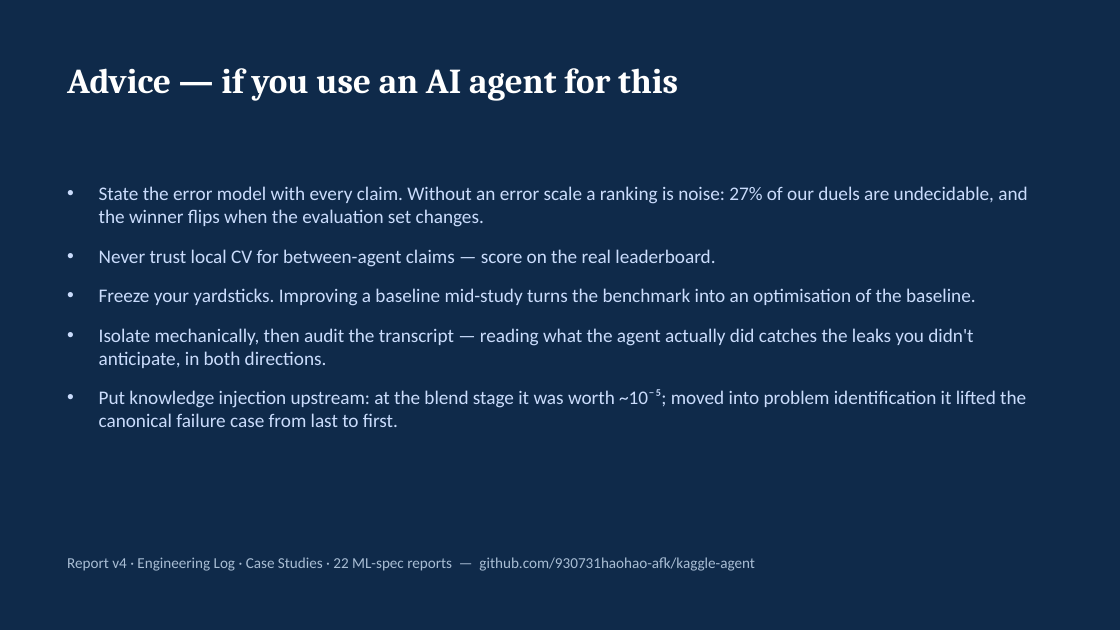
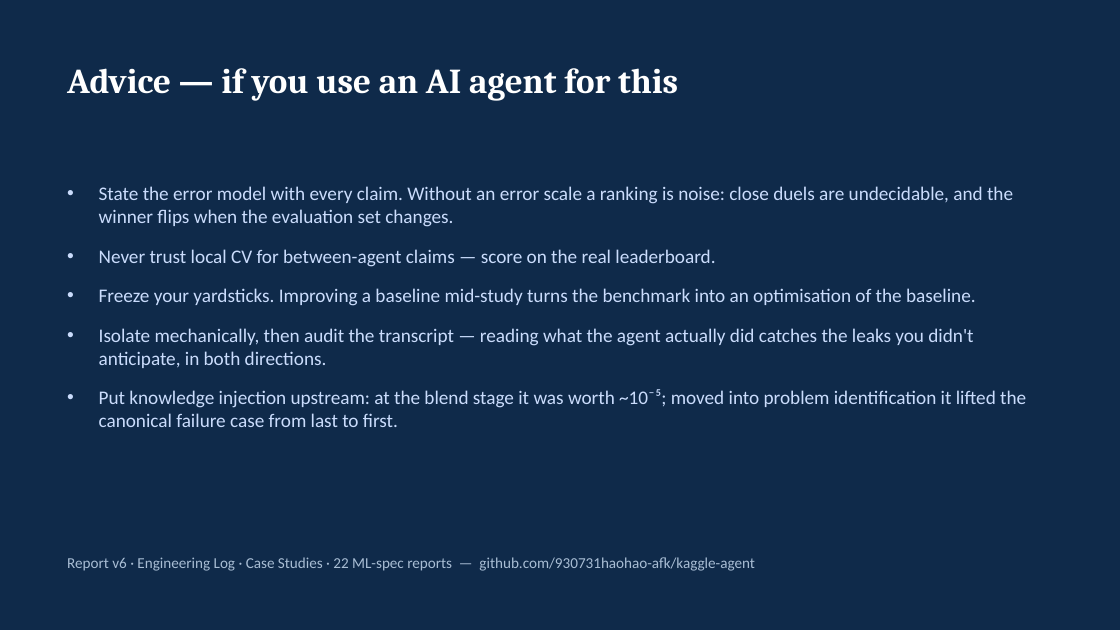
Before and after one commit to 930731haohao-afk/kaggle-agent, a slide deck: slide 7 of docs/presentation/slides_4min.pptx. Drawn at 1120x630 pixels with LibreOffice and Linux fonts; fonts in the diff are those of the drawing. Boxes give left, top, right and bottom in pixels: in the first picture for what was removed or moved away, otherwise in the second. Text is boxed around its words. In the diff, an @@ line names an element or a change of style, - is before the commit and + after.

```diff
--- a/docs/presentation/slides_4min.pptx
+++ b/docs/presentation/slides_4min.pptx
@@ text at box(99, 186, 1013, 227): text changed @@
-• State the error model with every claim. Without an error scale a ranking is noise: 27% of our duels are undecidable, and the winner flips when the evaluation set changes.
+• State the error model with every claim. Without an error scale a ranking is noise: close duels are undecidable, and the winner flips when the evaluation set changes.
@@ text at box(67, 557, 754, 571): text changed @@
-Report v4 · Engineering Log · Case Studies · 22 ML-spec reports — github.com/930731haohao-afk/kaggle-agent
+Report v6 · Engineering Log · Case Studies · 22 ML-spec reports — github.com/930731haohao-afk/kaggle-agent
```
Also in this commit, not shown: 5 other slides changed, 14 other files.
